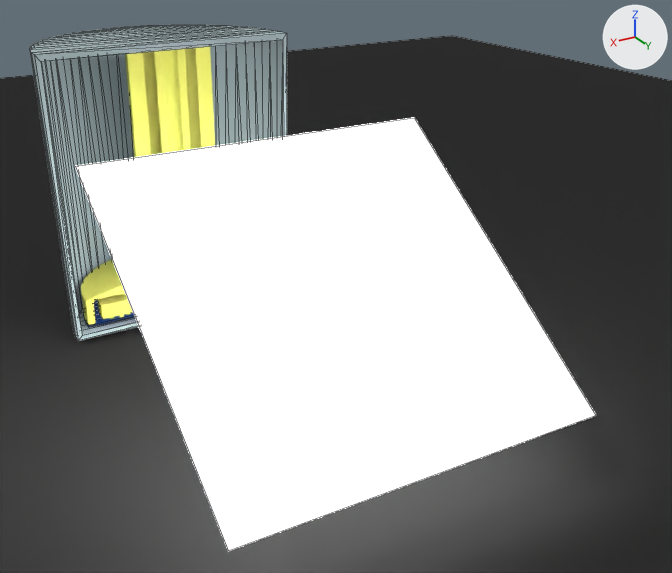
The Blender file publishing/figures/pillar-well.blend, before and after one commit.
Both versions are drawn from a camera (50 mm lens) standing at (21.7, 56.4, 26.7) and looking at (-5.0, 11.8, 4.5). Every picture has the same lights, and +X, +Y and +Z are marked at upper right. Mesh edges are drawn as thin lines on the coarser meshes.

Objects in the first picture: 'Plane', 'ground', 'pillar', 'well'.
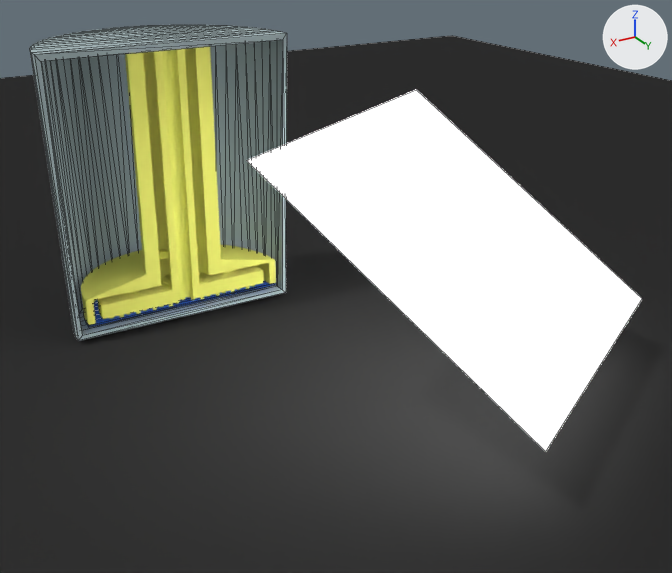
Changed parts and their boxes (x1, y1, x2, y2) in the pictures (672 x 573 px):
'Plane', moved, turned
    before: (75, 118, 596, 551)
    after: (247, 90, 642, 451)

The edits, one by one:
In material 'light_plane' (mat_light_plane), strength goes from 10.0 to 5.0.
Object 'Plane' (ob_plane) moves from (0.0, 20.54, 8.48) to (-10.24, 17.81, 8.48).
Object 'Plane' (ob_plane) turns from (-36, 0, 0) to (-36, 0, 30) degrees about x, y and z.
